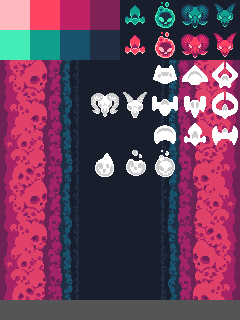
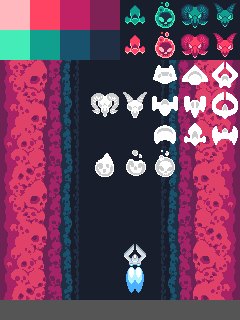
Layered file, before and after one edit (240×320). Changes by layer:
added group "exhaust" with 2 layers above "player" over (126, 267, 144, 293)
added layer "Layer 3 copy" (lighten) in group "exhaust" over (133, 267, 144, 293)
added layer "Layer 3" in group "exhaust" over (126, 267, 137, 293)
added layer "player" above "drafts" over (124, 244, 146, 266)
